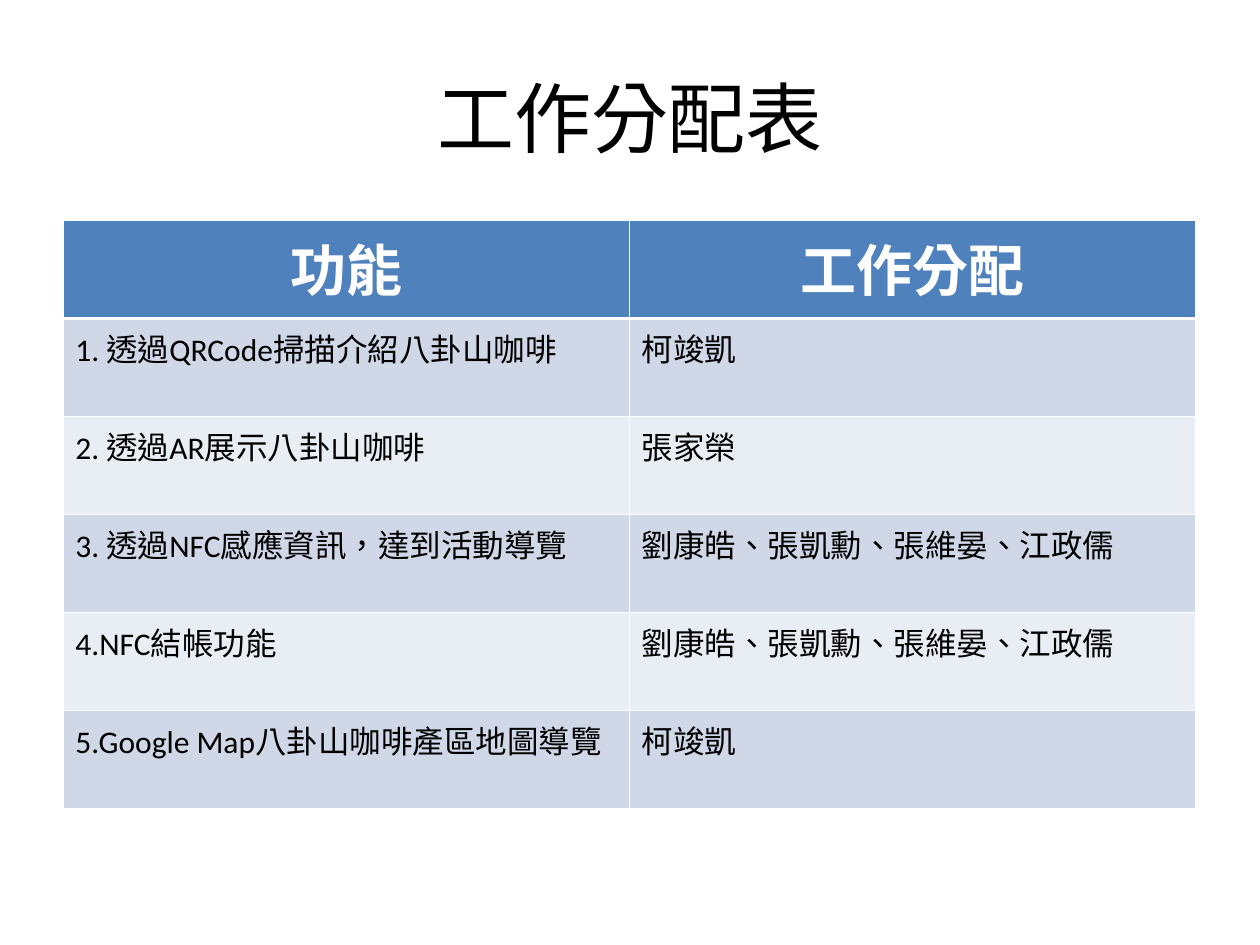
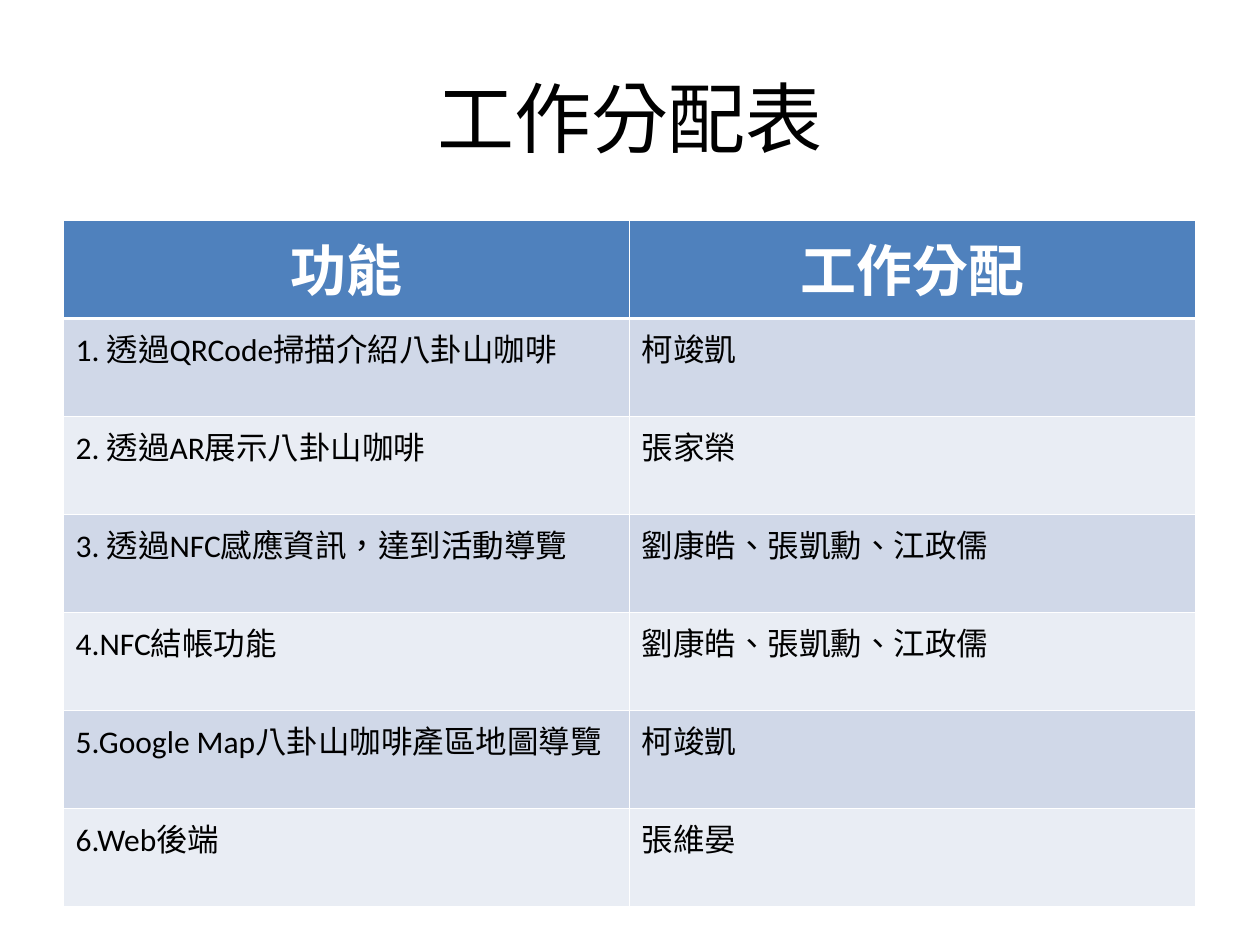
Before and after one commit to KoChunKai/NSC-Project, a slide deck: slide 1 of 微產學/八卦山工作分配表.ppt. Drawn at 1260x945 pixels with LibreOffice and Linux fonts; fonts in the diff are those of the drawing. Boxes give left, top, right and bottom in pixels: in the first picture for what was removed or moved away, otherwise in the second. Text is boxed around its words. In the diff, an @@ line names an element or a change of style, - is before the commit and + after.

Commit message:
PPT 更改
+WEB後端

```diff
--- a/微產學/八卦山工作分配表.ppt
+++ b/微產學/八卦山工作分配表.ppt
@@ table at <box>63,220,1194,907</box> @@
-row 4, column 2: 劉康皓、張凱勳、張維晏、江政儒
+row 4, column 2: 劉康皓、張凱勳、江政儒
-row 5, column 2: 劉康皓、張凱勳、張維晏、江政儒
+row 5, column 2: 劉康皓、張凱勳、江政儒
+row 7: 6.Web後端 | 張維晏
```
